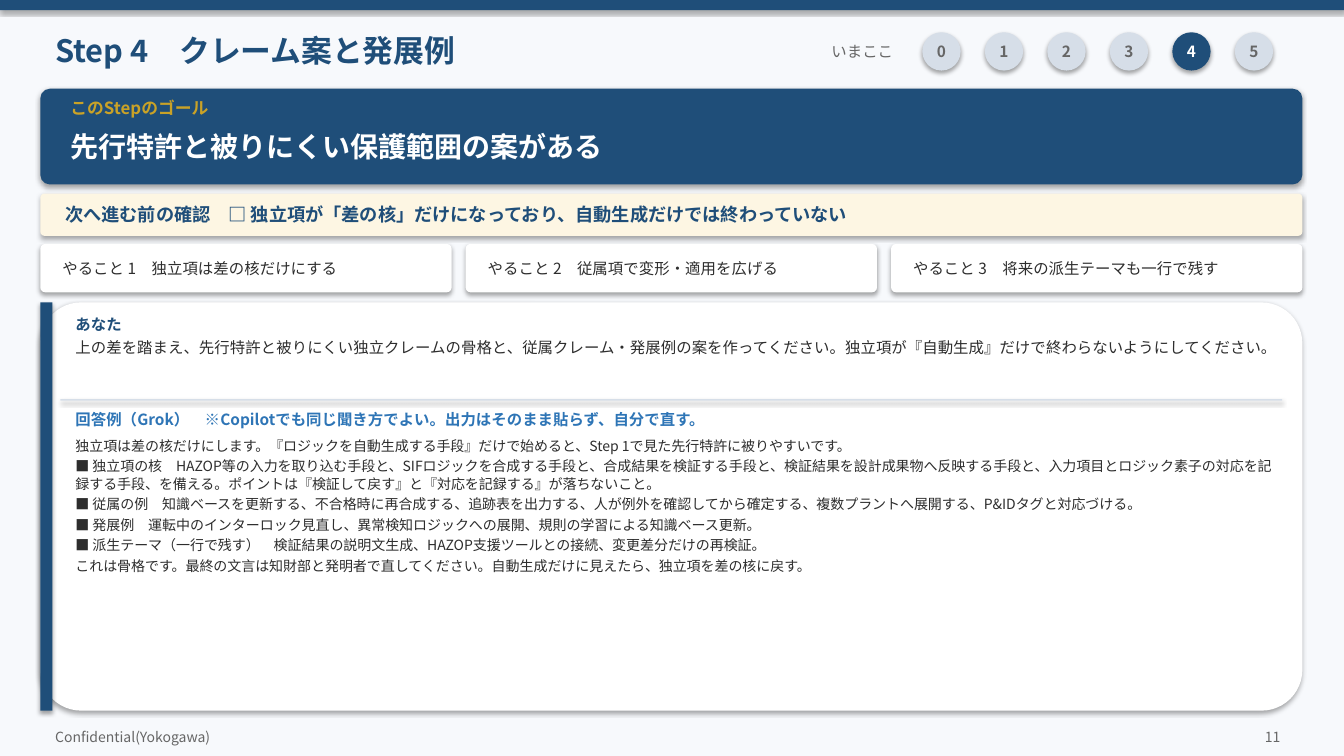
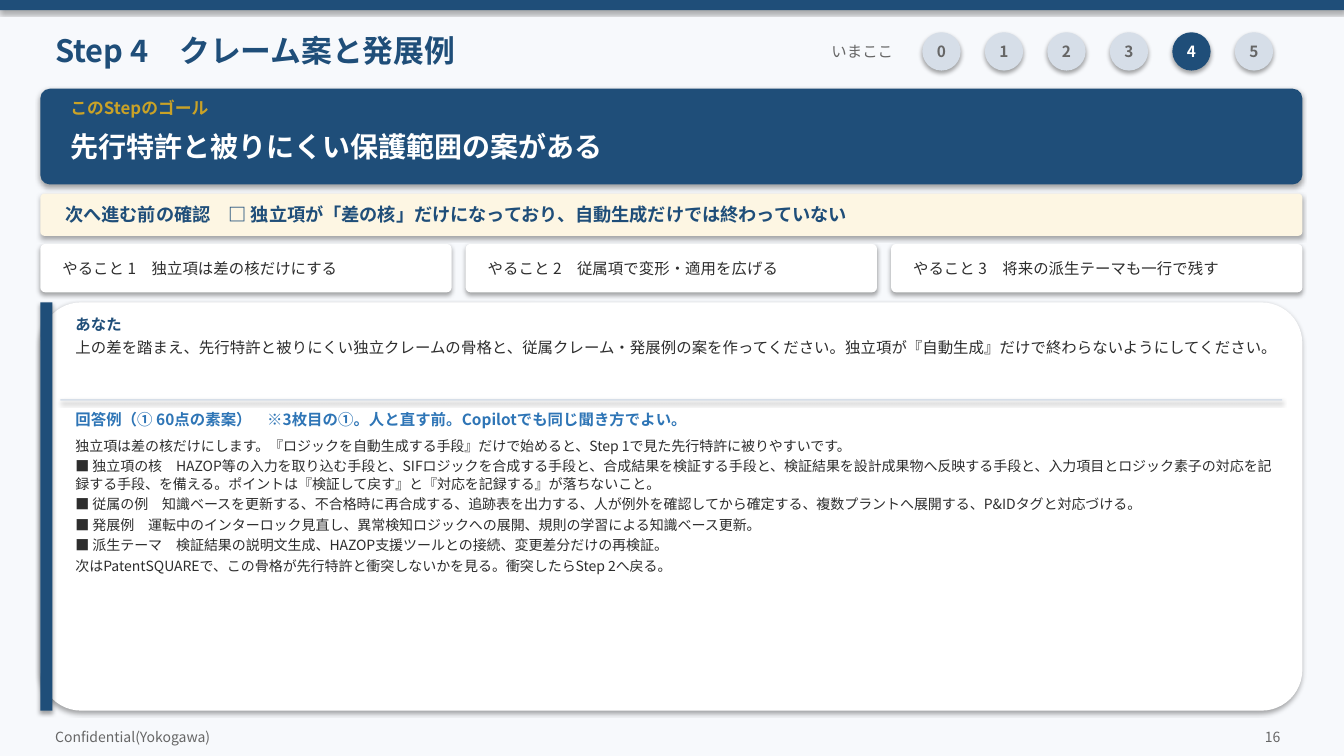
Before and after one commit to zhexingwang/ppt, a slide deck: slide 16 of decks/05_Copilot発明開示書/Copilot発明開示書_訂正反映.pptx (slide 11 before the commit). Drawn at 1344x756 pixels with LibreOffice and Linux fonts; fonts in the diff are those of the drawing. Boxes give left, top, right and bottom in pixels: in the first picture for what was removed or moved away, otherwise in the second. Text is boxed around its words. In the diff, an @@ line names an element or a change of style, - is before the commit and + after.

```diff
--- a/decks/05_Copilot発明開示書/Copilot発明開示書_訂正反映.pptx
+++ b/decks/05_Copilot発明開示書/Copilot発明開示書_訂正反映.pptx
@@ text at bbox=[75, 412, 687, 429]: text changed @@
-回答例（Grok） ※Copilotでも同じ聞き方でよい。出力はそのまま貼らず、自分で直す。
+回答例（① 60点の素案） ※3枚目の①。人と直す前。Copilotでも同じ聞き方でよい。
@@ text at bbox=[75, 538, 672, 574]: text changed @@
-■ 派生テーマ（一行で残す） 検証結果の説明文生成、HAZOP支援ツールとの接続、変更差分だけの再検証。
-これは骨格です。最終の文言は知財部と発明者で直してください。自動生成だけに見えたら、独立項を差の核に戻す。
+■ 派生テーマ 検証結果の説明文生成、HAZOP支援ツールとの接続、変更差分だけの再検証。
+次はPatentSQUAREで、この骨格が先行特許と衝突しないかを見る。衝突したらStep 2へ戻る。
@@ text at bbox=[1265, 731, 1281, 742]: text changed @@
-11
+16
```
Also in this commit, not shown: 11 other slides changed, 14 slides added, 1 slide removed, 28 other files.
